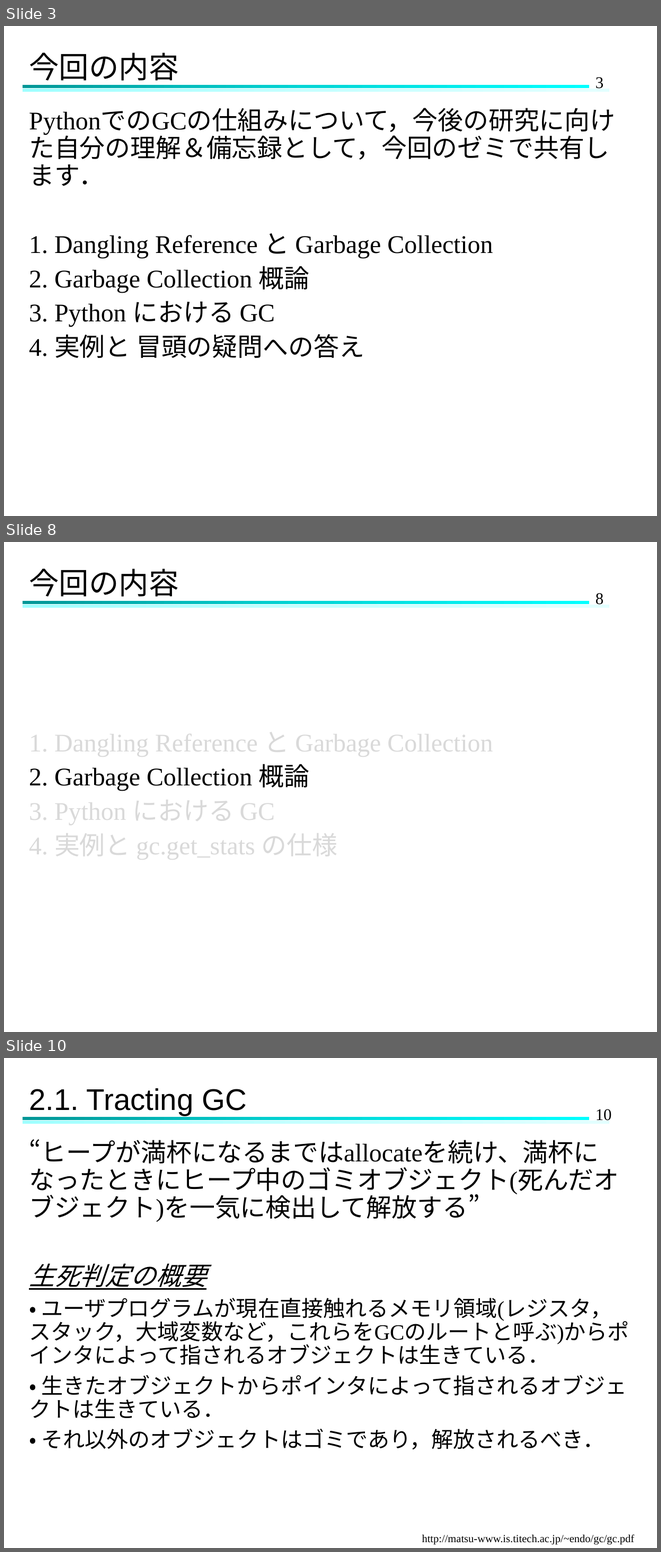
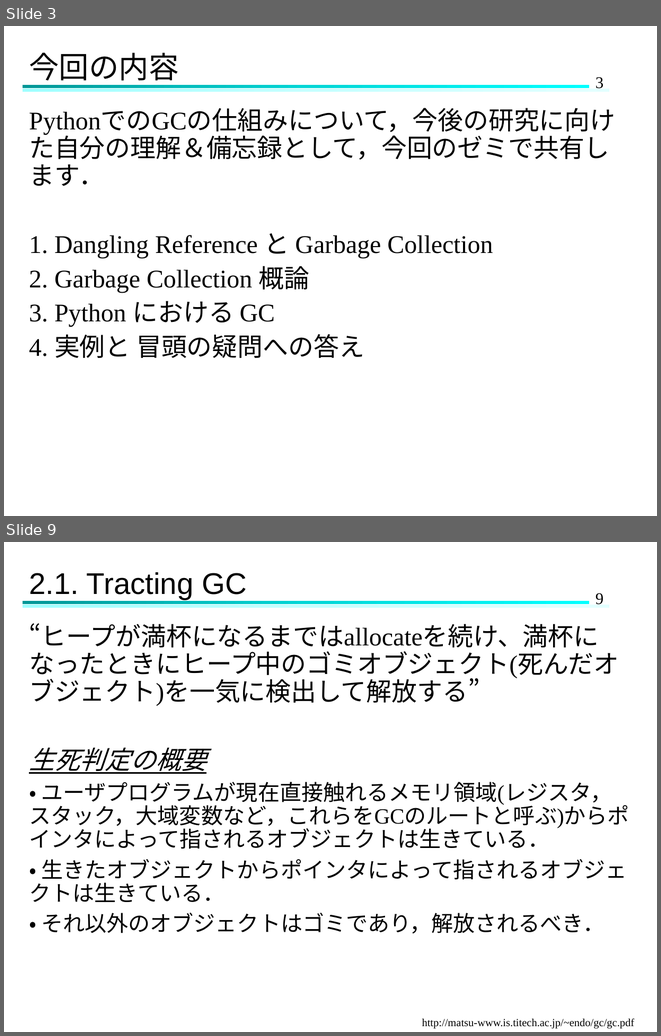
Before and after one commit to Hinata-Mikami/HinataMikami, a slide deck: 研究室関連/ゼミ/2024.11.27ゼミ.pptx. Shown one above the other, each under a label of ours: slides 3, 8 and 10 before the commit, slides 3 and 9 after it; the slides between them are not shown. The pictures are 661x1552 and 661x1036 pixels, drawn with LibreOffice and Linux fonts; fonts in the diff are those of the drawing. Boxes give left, top, right and bottom in pixels: in the first picture for what was removed or moved away, otherwise in the second. Text is boxed around its words. In the diff, an @@ line names an element or a change of style, - is before the commit and + after.

```diff
--- a/研究室関連/ゼミ/2024.11.27ゼミ.pptx
+++ b/研究室関連/ゼミ/2024.11.27ゼミ.pptx
@@ slide 8 removed at [4, 542, 657, 1032], background #FFFFFF; not listed: 3 template elements that a slide beside it also shows @@
@@ title removed at [29, 568, 178, 602] @@
-今回の内容
@@ text removed at [29, 722, 493, 862] @@
-1. Dangling Reference と Garbage Collection
-2. Garbage Collection 概論
-3. Python における GC
-4. 実例と gc.get_stats の仕様
@@ what was slide 10 is now slide 9 @@
@@ page number at [595, 593, 603, 605]: text changed @@
-10
+9
```
Also in this commit, not shown: 16 slides changed.
